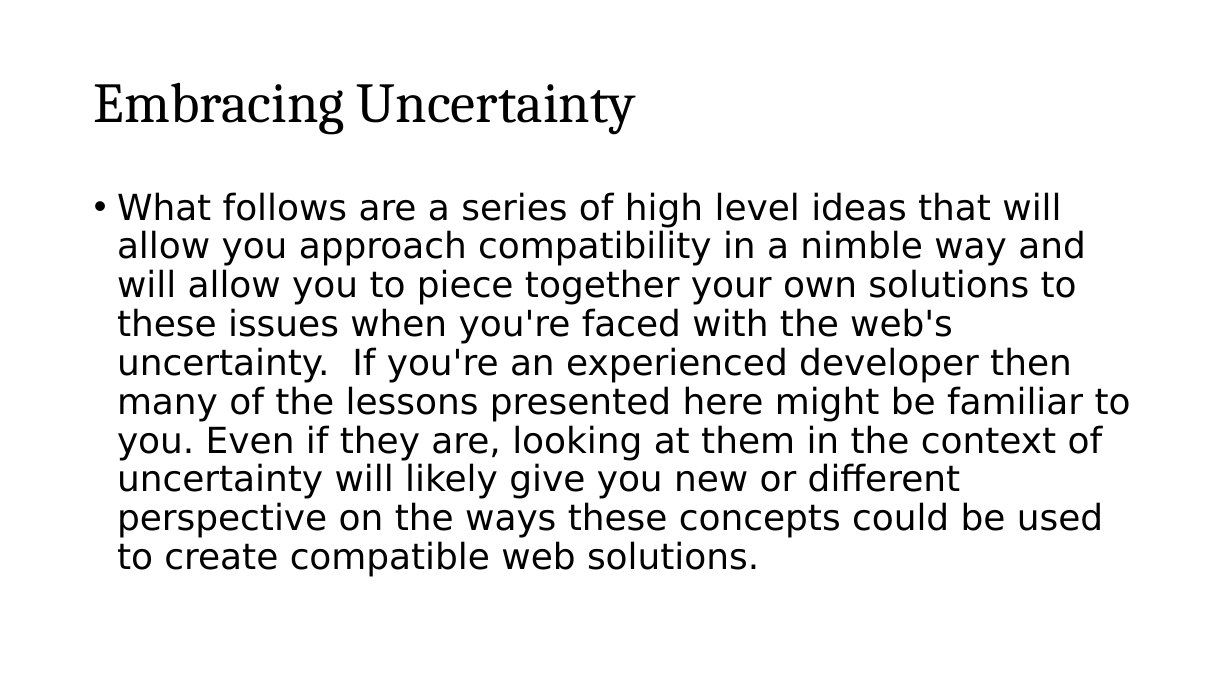
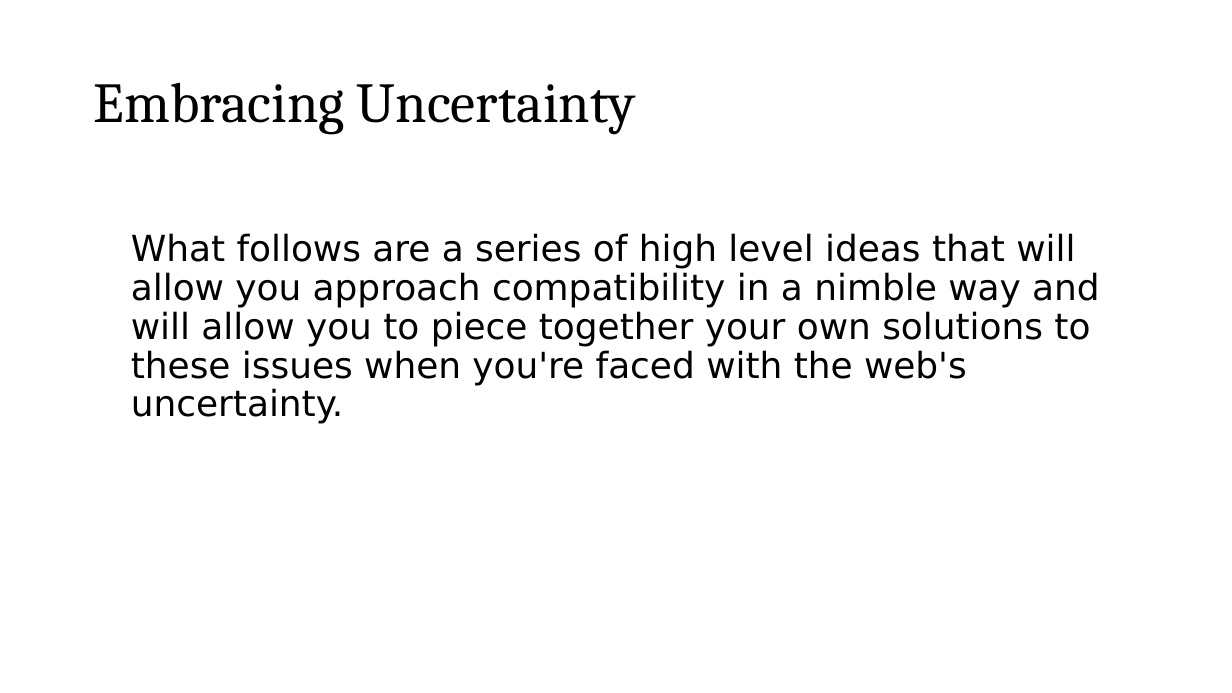
Before and after one commit to roblarsen/rob-larsen-presentations, a slide deck: slide 16 of wild-world-web.pptx (slide 14 before the commit). Drawn at 1232x693 pixels with LibreOffice and Linux fonts; fonts in the diff are those of the drawing; background and template pictures are left out. Boxes give left, top, right and bottom in pixels: in the first picture for what was removed or moved away, otherwise in the second. Text is boxed around its words. In the diff, an @@ line names an element or a change of style, - is before the commit and + after.

```diff
--- a/wild-world-web.pptx
+++ b/wild-world-web.pptx
@@ text at <box>131,233,1099,424</box>: text changed @@
-• What follows are a series of high level ideas that will allow you approach compatibility in a nimble way and will allow you to piece together your own solutions to these issues when you're faced with the web's uncertainty. If you're an experienced developer then many of the lessons presented here might be familiar to you. Even if they are, looking at them in the context of uncertainty will likely give you new or different perspective on the ways these concepts could be used to create compatible web solutions.
+What follows are a series of high level ideas that will allow you approach compatibility in a nimble way and will allow you to piece together your own solutions to these issues when you're faced with the web's uncertainty.
```
Also in this commit, not shown: 6 other slides changed, 4 slides added, 2 slides removed.
